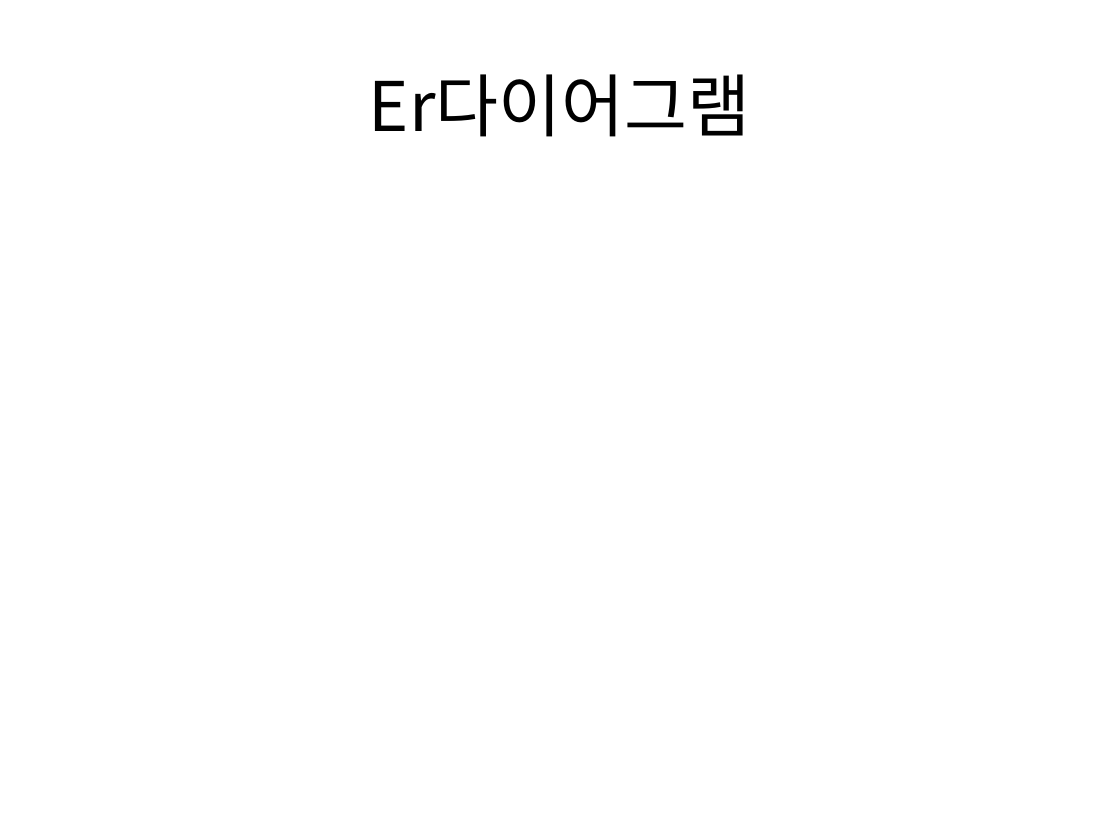
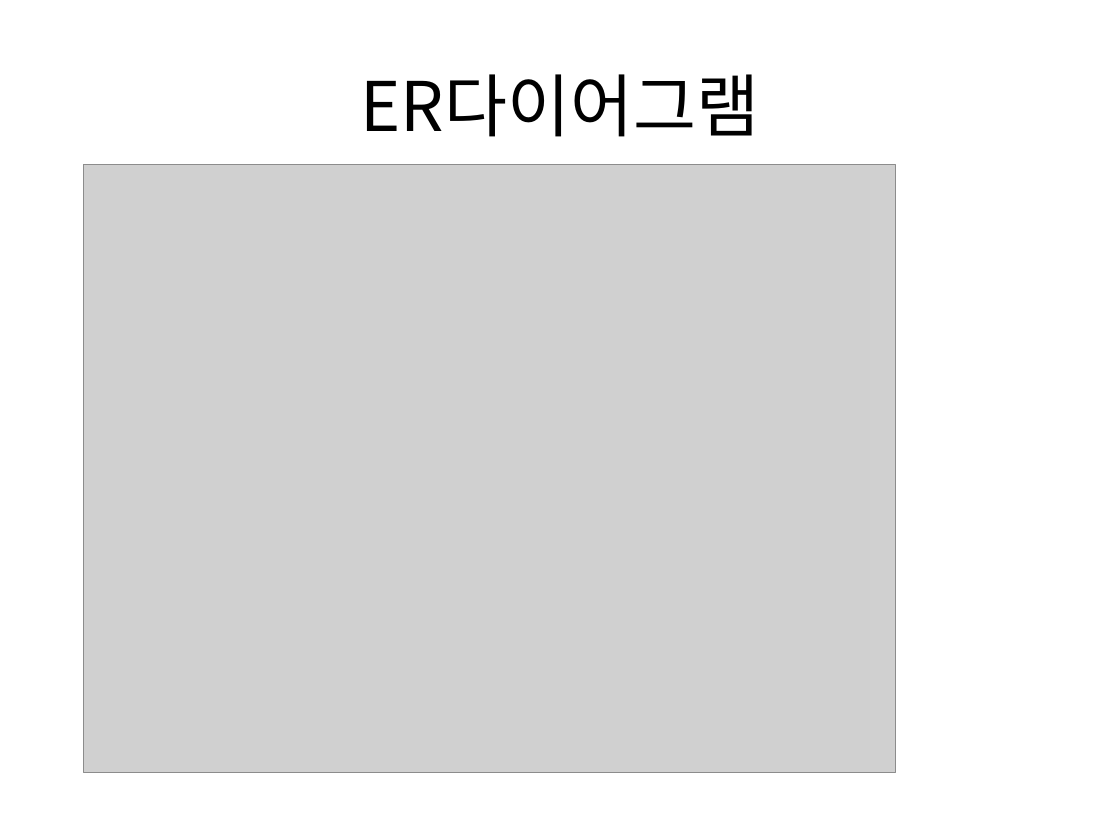
Before and after one commit to yeonjihyo/Leather, a slide deck: slide 5 of leather_last/JH Leather PPT.pptx (slide 4 before the commit). Drawn at 1120x840 pixels with LibreOffice and Linux fonts; fonts in the diff are those of the drawing; grey boxes stand for pictures. Boxes give left, top, right and bottom in pixels: in the first picture for what was removed or moved away, otherwise in the second. Text is boxed around its words. In the diff, an @@ line names an element or a change of style, - is before the commit and + after.

```diff
--- a/leather_last/JH Leather PPT.pptx
+++ b/leather_last/JH Leather PPT.pptx
@@ title at <box>360,74,759,137</box>: text changed @@
-Er다이어그램
+ER다이어그램
@@ picture added at <box>84,165,895,773</box> @@
```
Also in this commit, not shown: 6 other slides changed, 6 slides added, 31 other files.
